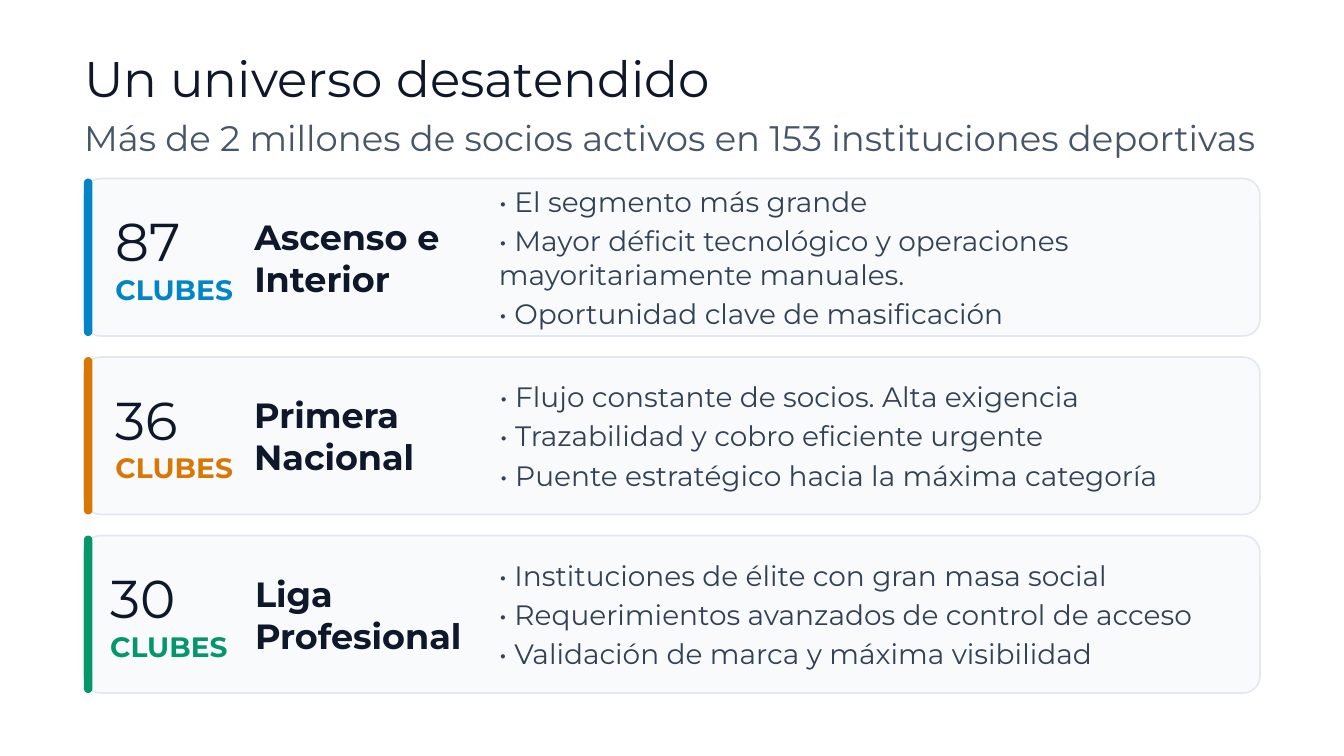
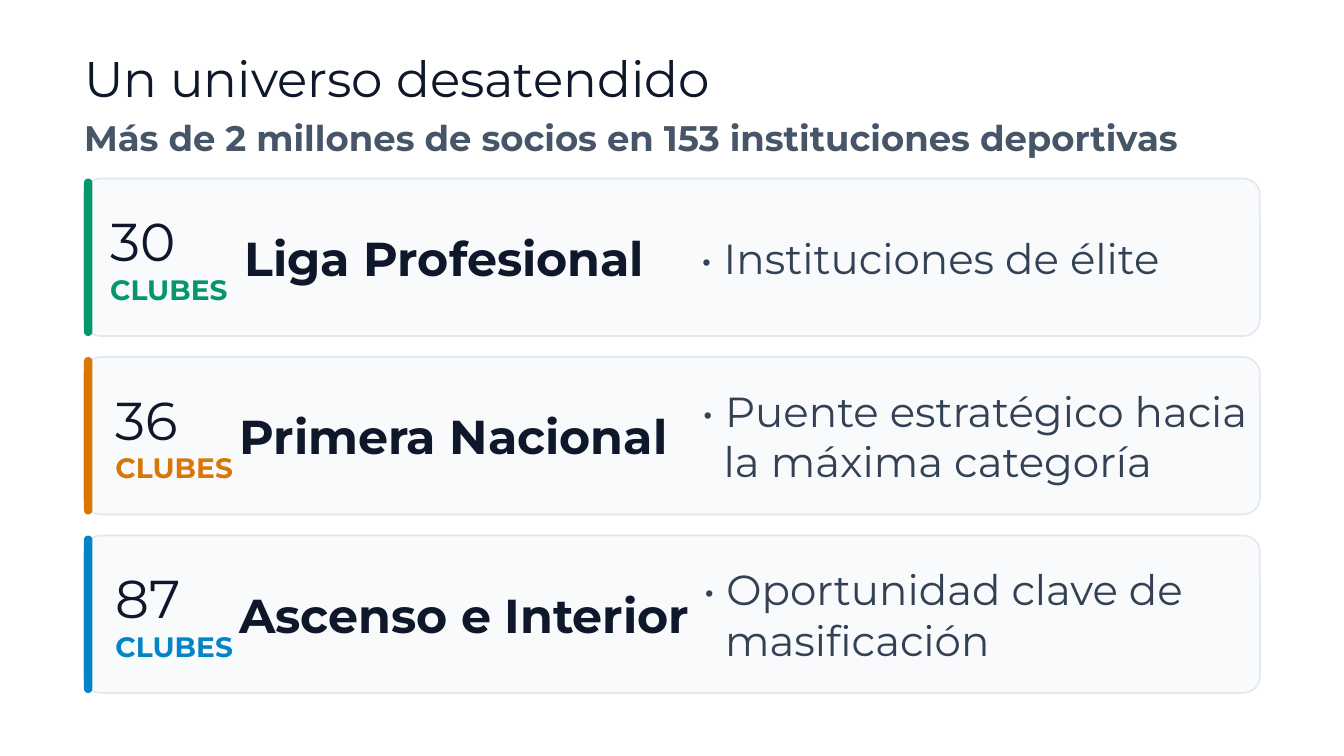
Before and after one commit to TrabajoProfesional-AGGZ/documentacion, a slide deck: slide 7 of entrega_final/defensa/Presentacion_SocioUnido.pptx. Drawn at 1344x756 pixels with LibreOffice and Linux fonts; fonts in the diff are those of the drawing; background and template pictures are left out. Boxes give left, top, right and bottom in pixels: in the first picture for what was removed or moved away, otherwise in the second. Text is boxed around its words. In the diff, an @@ line names an element or a change of style, - is before the commit and + after.

```diff
--- a/entrega_final/defensa/Presentacion_SocioUnido.pptx
+++ b/entrega_final/defensa/Presentacion_SocioUnido.pptx
@@ text at [84,123,1178,158]: text changed; bold on @@
-Más de 2 millones de socios activos en 153 instituciones deportivas
+Más de 2 millones de socios en 153 instituciones deportivas
@@ rounded rectangle at [84,178,92,336]: fill #0284C7 to #059669 @@
@@ text "30 CLUBES": place and size @@
-text "30 CLUBES" at [110,580,227,658]
+text "30 CLUBES" at [110,223,227,301]
@@ size 25 to 34 pt in 3 elements at [239,416,668,455], [239,595,689,634], [245,238,645,286] @@
@@ text "Liga Profesional": place and size @@
-text "Liga Profesional" at [255,579,461,650]
+text "Liga Profesional" at [245,238,645,286]
@@ text removed at [499,191,1068,330] @@
-• El segmento más grande
-• Mayor déficit tecnológico y operaciones mayoritariamente manuales.
-• Oportunidad clave de masificación
@@ text added at [724,243,1160,274], 30 pt, text #334155 @@
+• Instituciones de élite
@@ text "Primera Nacional": place and size @@
-text "Primera Nacional" at [254,400,414,471]
+text "Primera Nacional" at [239,416,668,455]
@@ text at [515,386,1079,452]: paragraphs removed @@
-• Flujo constante de socios. Alta exigencia
-• Trazabilidad y cobro eficiente urgente
@@ text "• Puente estratégico hacia la ...": place and size @@
-text "• Puente estratégico hacia la ..." at [515,386,1157,492]
+text "• Puente estratégico hacia la ..." at [724,396,1248,486]
@@ text "• Puente estratégico hacia la ..." at [724,396,1248,486]: size 20 to 30 pt; less space between paragraphs @@
@@ rounded rectangle at [84,535,92,693]: fill #059669 to #0284C7 @@
@@ text "87 CLUBES" rewrapped from [115,223,232,301] to [115,580,180,619] @@
@@ text "Ascenso e Interior": place and size @@
-text "Ascenso e Interior" at [254,225,439,293]
+text "Ascenso e Interior" at [239,595,689,634]
@@ text removed at [514,565,1192,670] @@
-• Instituciones de élite con gran masa social
-• Requerimientos avanzados de control de acceso
-• Validación de marca y máxima visibilidad
@@ text added at [725,574,1183,656], 30 pt, text #334155 @@
+• Oportunidad clave de
+masificación
```
Also in this commit, not shown: 7 other slides changed, 4 slides added, 3 slides removed, 2 other files.
